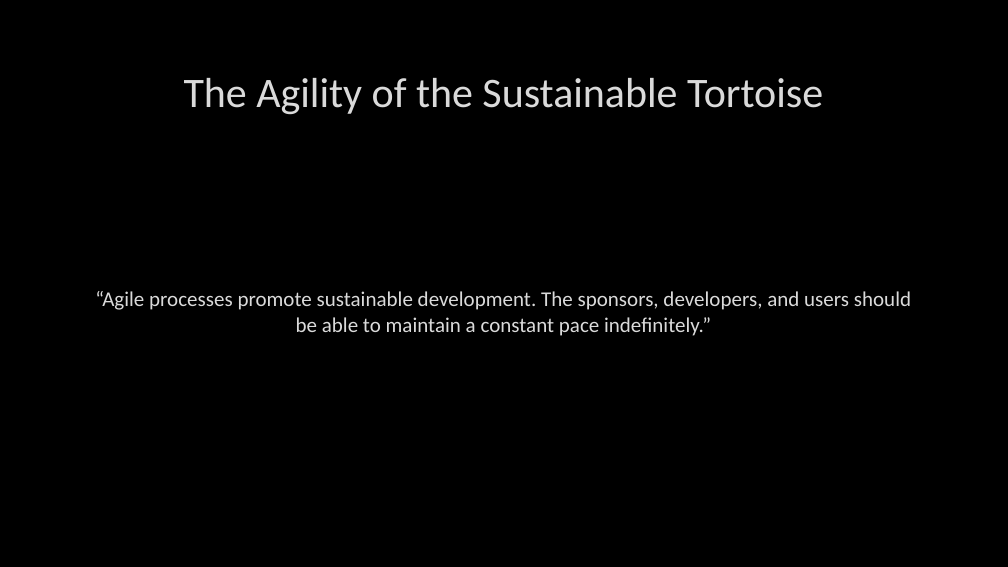
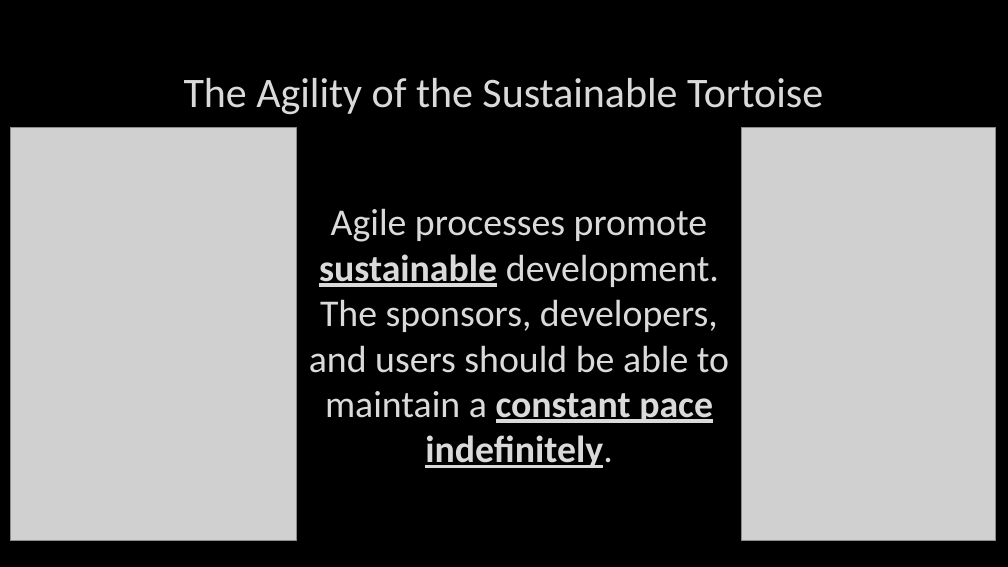
Before and after one commit to jugisahunk/presentations, a slide deck: slide 7 of tortoise-and-hare/tortoise-and-hare.pptx. Drawn at 1008x567 pixels with LibreOffice and Linux fonts; fonts in the diff are those of the drawing; grey boxes stand for pictures; background and template pictures are left out. Boxes give left, top, right and bottom in pixels: in the first picture for what was removed or moved away, otherwise in the second. Text is boxed around its words. In the diff, an @@ line names an element or a change of style, - is before the commit and + after.

```diff
--- a/tortoise-and-hare/tortoise-and-hare.pptx
+++ b/tortoise-and-hare/tortoise-and-hare.pptx
@@ picture added at box(10, 128, 296, 541) @@
@@ picture added at box(742, 128, 996, 541) @@
@@ text at box(309, 208, 729, 468): text changed; size 20 to 36 pt @@
-“Agile processes promote sustainable development. The sponsors, developers, and users should be able to maintain a constant pace indefinitely.”
+Agile processes promote sustainable development. The sponsors, developers, and users should be able to maintain a constant pace indefinitely.
```
Also in this commit, not shown: 7 other slides changed, 3 other files.
